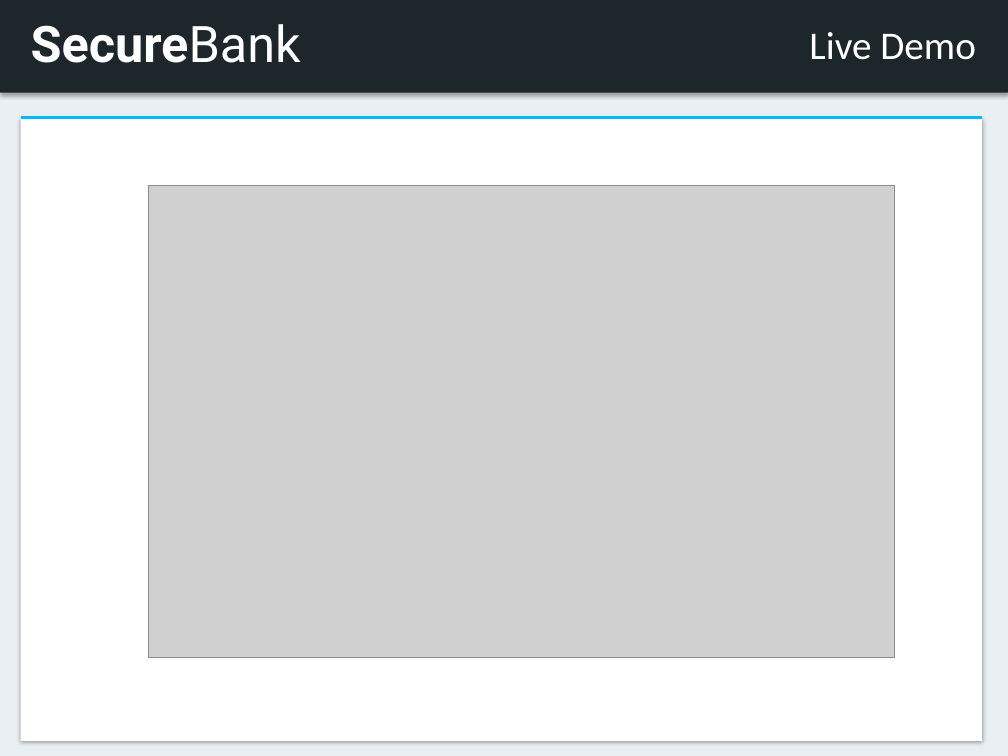
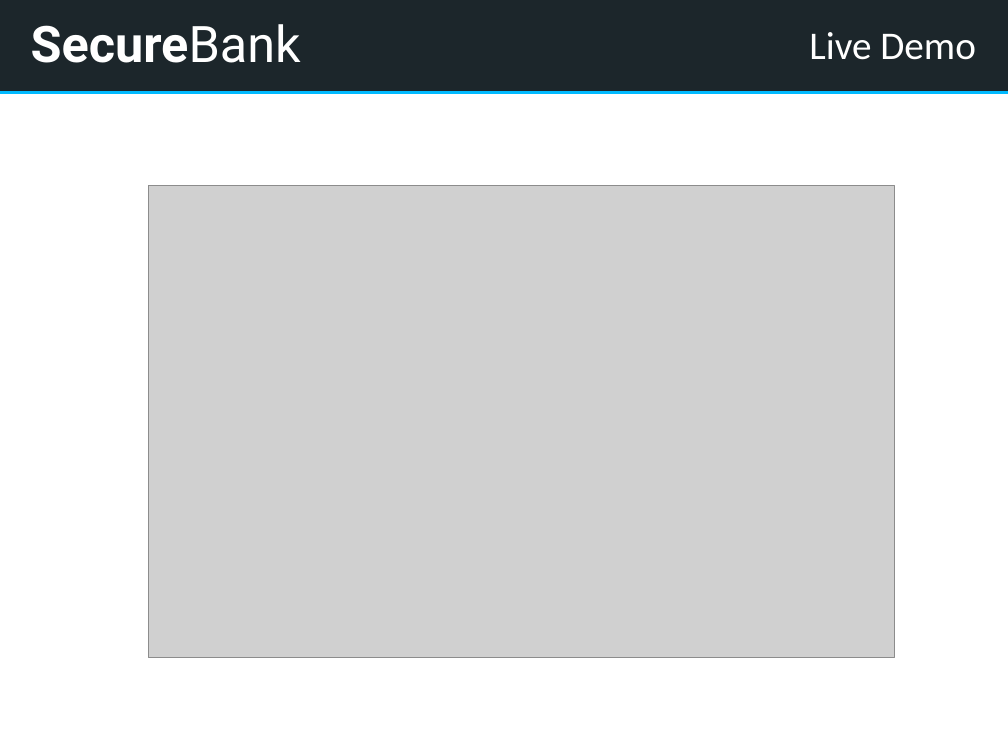
Before and after one commit to kwuerl/secure-coding-team-8, a slide deck: slide 3 of presentation1.pptx. Drawn at 1008x756 pixels with LibreOffice and Linux fonts; fonts in the diff are those of the drawing; grey boxes stand for pictures. Boxes give left, top, right and bottom in pixels: in the first picture for what was removed or moved away, otherwise in the second. Text is boxed around its words. In the diff, an @@ line names an element or a change of style, - is before the commit and + after.

Commit message:
presentation WIP

```diff
--- a/presentation1.pptx
+++ b/presentation1.pptx
@@ rectangle: place and size @@
-rectangle at <box>21,118,983,741</box>
+rectangle at <box>0,93,1008,756</box>
@@ line moved from (21, 118) - (982, 118) to (0, 93) - (1008, 93) @@
```
Also in this commit, not shown: 1 other slide changed, 1 slide added, 1 slide removed.
